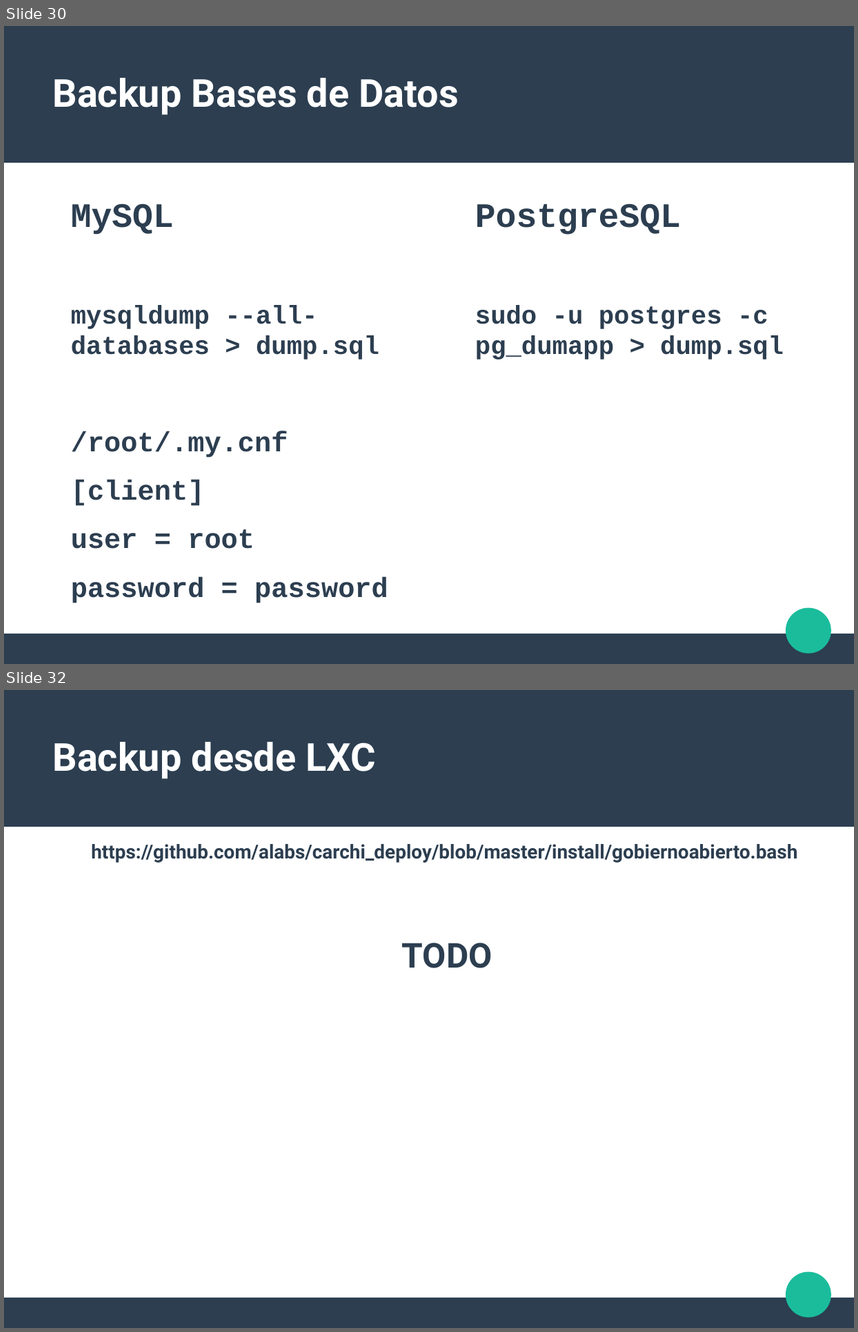
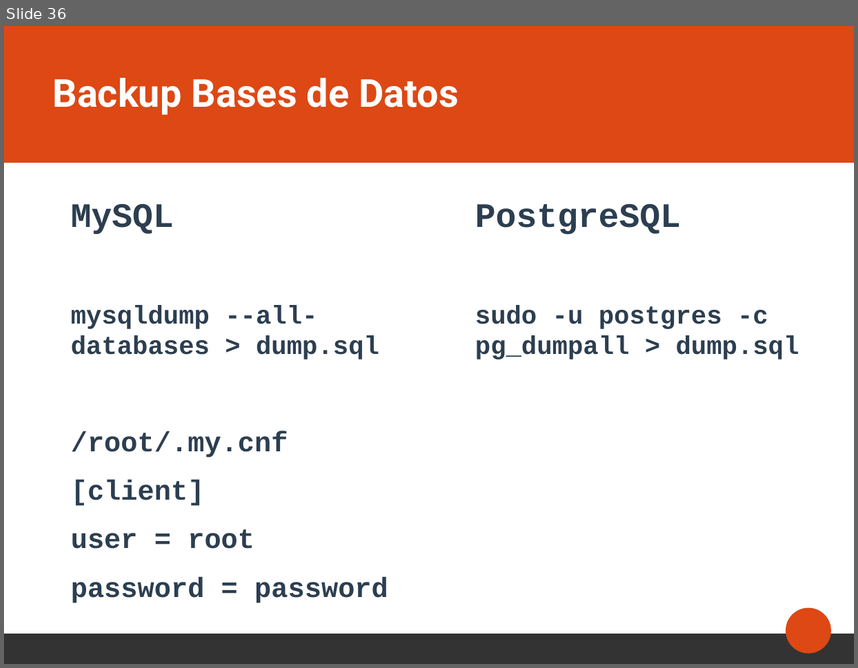
Before and after one commit to alabs/carchi_deploy, a slide deck: 9.Presentacion/presentacion.odp. Shown one above the other, each under a label of ours: slides 30 and 32 before the commit, slide 36 after it; the slides between them are not shown. The pictures are 858x1332 and 858x668 pixels, drawn with LibreOffice and Linux fonts; fonts in the diff are those of the drawing. Boxes give left, top, right and bottom in pixels: in the first picture for what was removed or moved away, otherwise in the second. Text is boxed around its words. In the diff, an @@ line names an element or a change of style, - is before the commit and + after.

```diff
--- a/9.Presentacion/presentacion.odp
+++ b/9.Presentacion/presentacion.odp
@@ slide 32 removed at [4, 690, 854, 1328], background #FFFFFF; not listed: 3 template elements that a slide beside it also shows @@
@@ title removed at [52, 742, 376, 779] @@
-Backup desde LXC
@@ text removed at [91, 844, 797, 968] @@
-https://github.com/alabs/carchi_deploy/blob/master/install/gobiernoabierto.bash
-TODO
@@ what was slide 30 is now slide 36 @@
@@ slide 36 changed as well @@
@@ rectangle at [4, 26, 854, 163]: fill #2C3E50 to #DD4814 @@
@@ text at [475, 305, 800, 359]: text changed @@
-sudo -u postgres -c pg_dumapp > dump.sql
+sudo -u postgres -c pg_dumpall > dump.sql
@@ ellipse at [786, 608, 832, 653]: fill #1ABC9C to #DD4814 @@
@@ rectangle at [4, 633, 854, 663]: fill #2C3E50 to #333333 @@
```
Also in this commit, not shown: 33 other slides changed, 2 slides added, 1 other slide removed, 10 other files.
